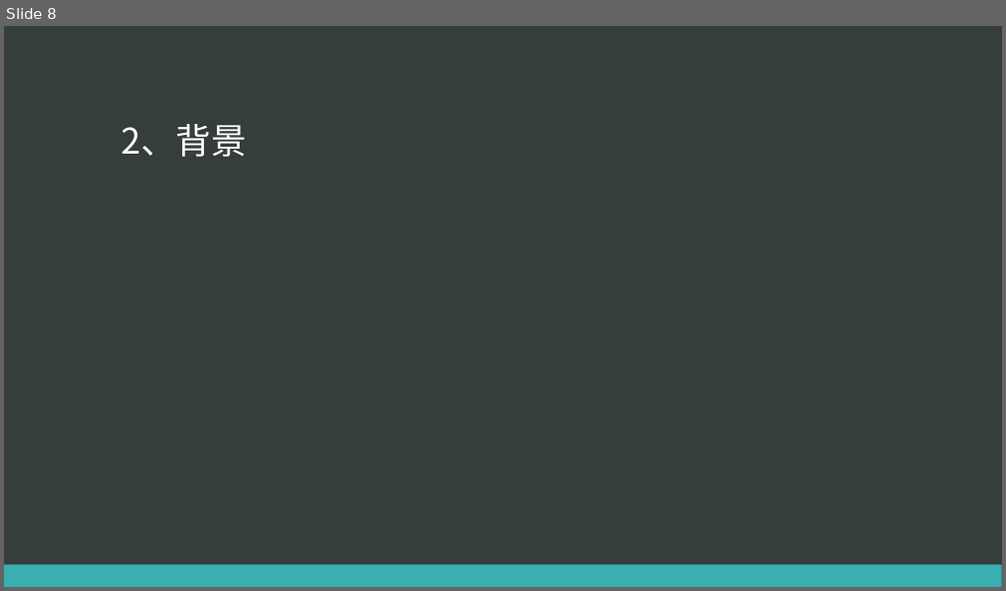
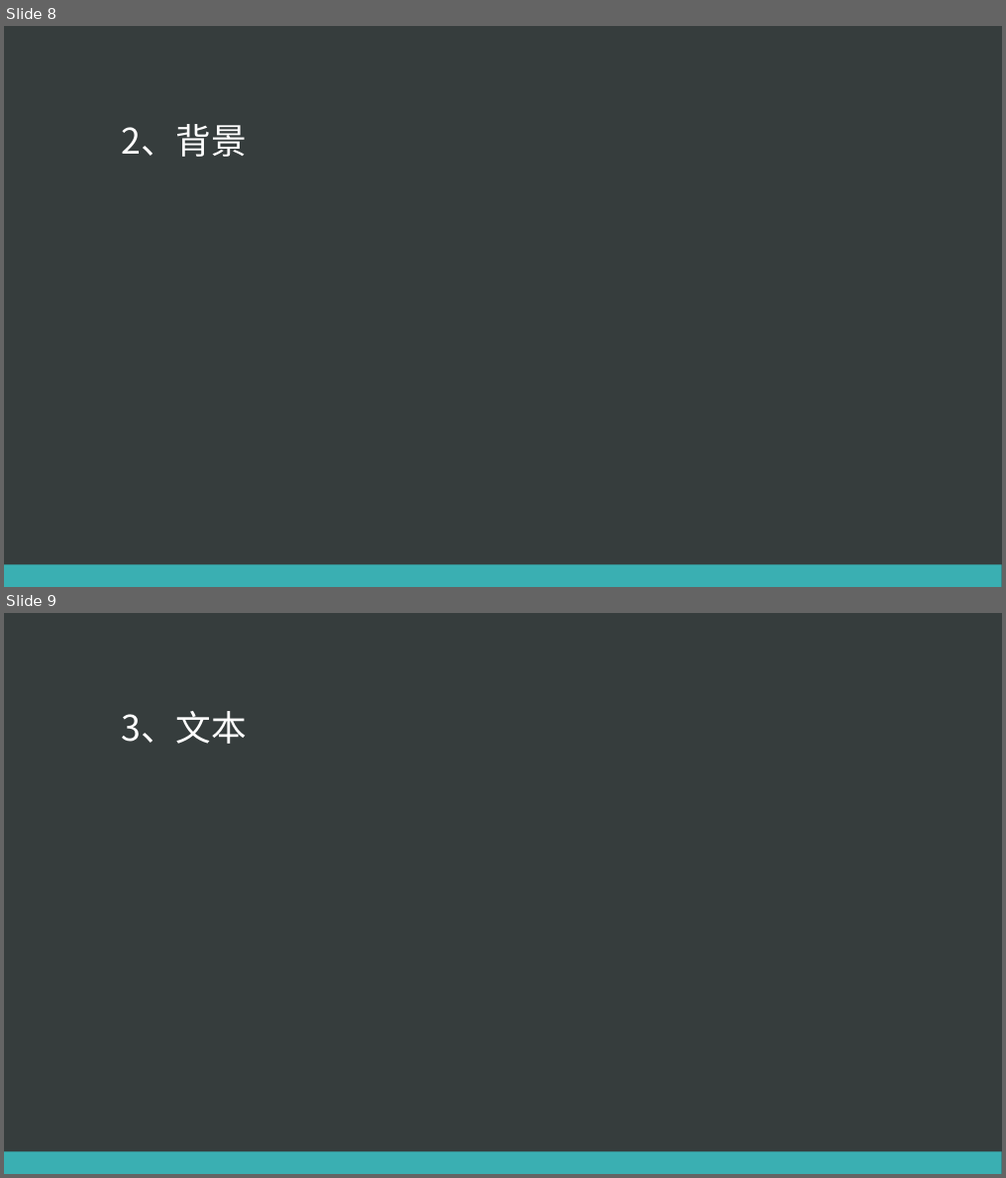
Before and after one commit to eventao/courseware, a slide deck: ppt/css3/css3.pptx. Shown one above the other, each under a label of ours: slide 8 before the commit, slides 8 and 9 after it. The pictures are 1006x591 and 1006x1178 pixels, drawn with LibreOffice and Linux fonts; fonts in the diff are those of the drawing. Boxes give left, top, right and bottom in pixels: in the first picture for what was removed or moved away, otherwise in the second. Text is boxed around its words. In the diff, an @@ line names an element or a change of style, - is before the commit and + after.

```diff
--- a/ppt/css3/css3.pptx
+++ b/ppt/css3/css3.pptx
@@ slide 9 added at [4, 613, 1002, 1174], background #363D3D; not listed: 1 template element that a slide beside it also shows @@
@@ title added at [121, 711, 247, 744], 34 pt, text #FFFFFF @@
+3、文本
```
Also in this commit, not shown: 1 other slide added.
